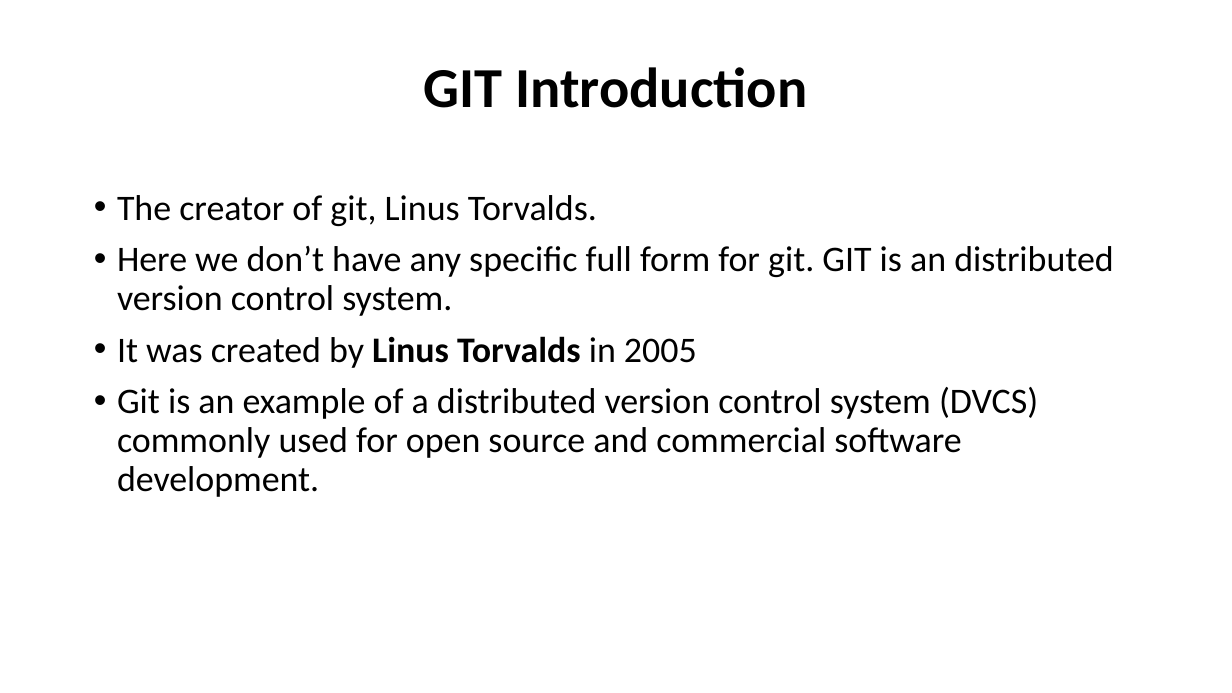
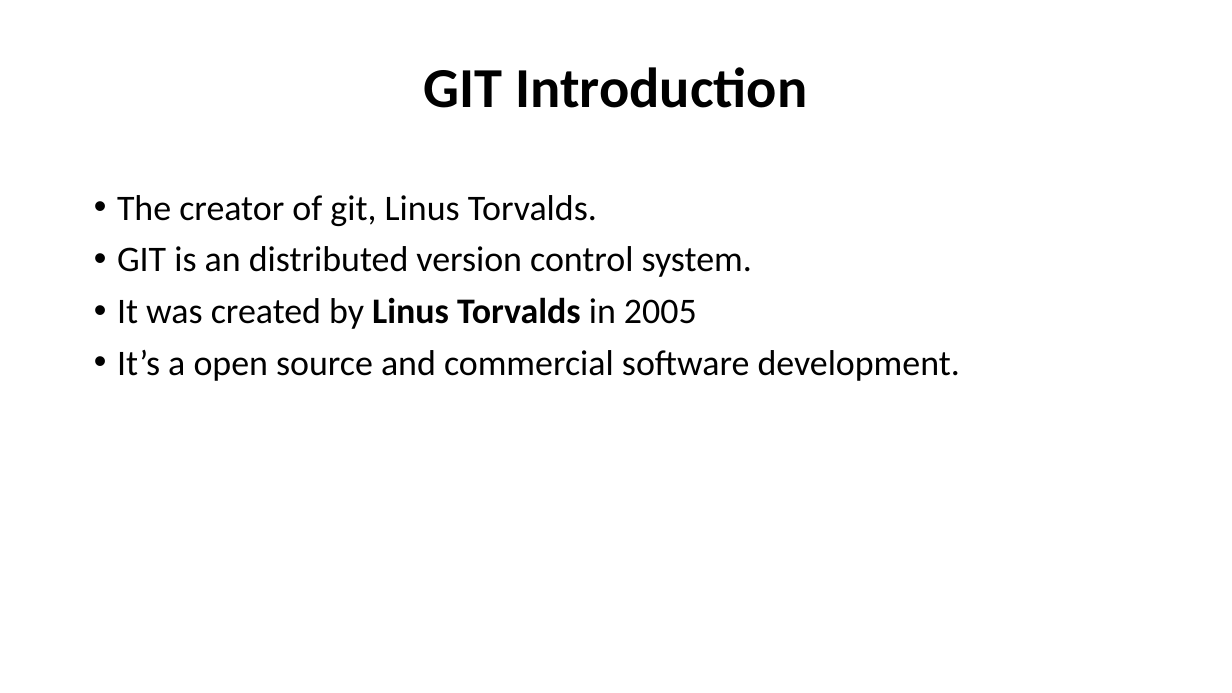
Before and after one commit to Praveenkumargorantala/FDP, a slide deck: slide 5 of Git.pptx (slide 4 before the commit). Drawn at 1232x693 pixels with LibreOffice and Linux fonts; fonts in the diff are those of the drawing. Boxes give left, top, right and bottom in pixels: in the first picture for what was removed or moved away, otherwise in the second. Text is boxed around its words. In the diff, an @@ line names an element or a change of style, - is before the commit and + after.

```diff
--- a/Git.pptx
+++ b/Git.pptx
@@ text at bbox=[117, 246, 752, 277]: text changed @@
-• Here we don’t have any specific full form for git. GIT is an distributed version control system.
+• GIT is an distributed version control system.
@@ text at bbox=[117, 349, 960, 381]: text changed @@
-• Git is an example of a distributed version control system (DVCS) commonly used for open source and commercial software development.
+• It’s a open source and commercial software development.
```
Also in this commit, not shown: 4 other slides changed, 2 slides added, 2 slides removed.
